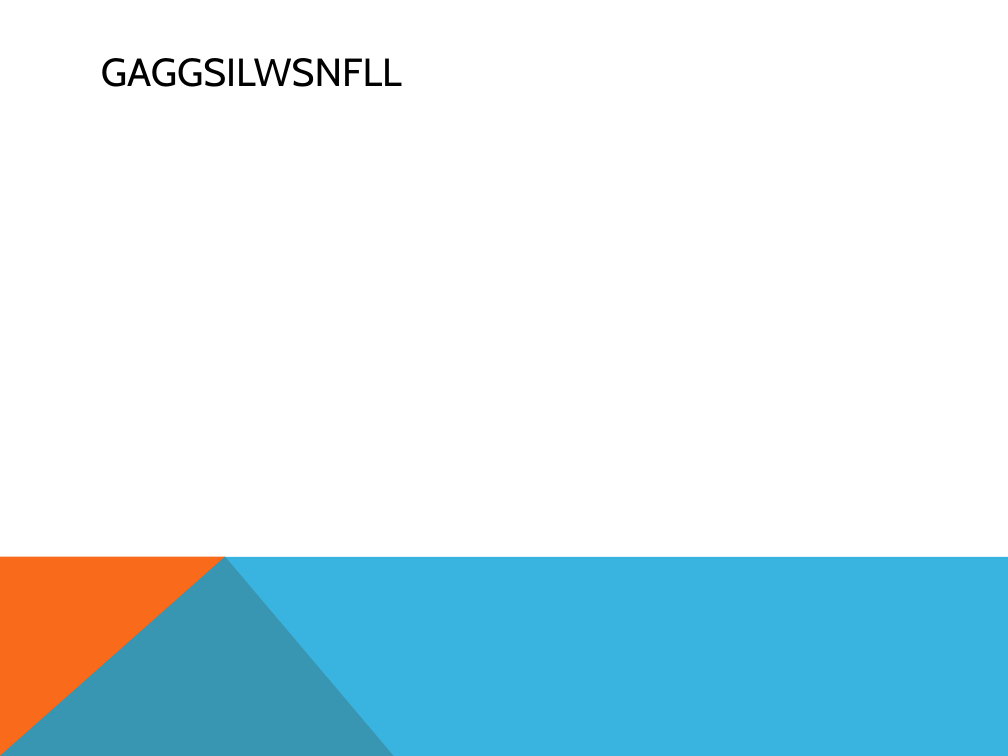
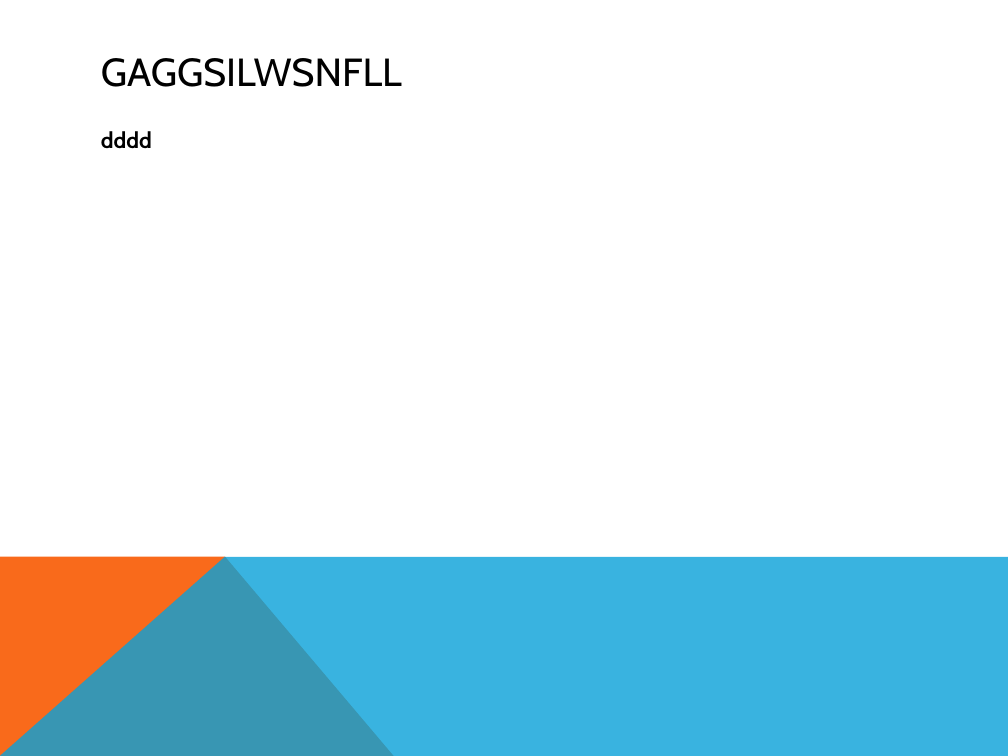
Before and after one commit to mikeyamane/portfolio_competitive_analysis, a slide deck: slide 2 of CompetitiveAnalysis.pptx. Drawn at 1008x756 pixels with LibreOffice and Linux fonts; fonts in the diff are those of the drawing. Boxes give left, top, right and bottom in pixels: in the first picture for what was removed or moved away, otherwise in the second. Text is boxed around its words. In the diff, an @@ line names an element or a change of style, - is before the commit and + after.

Commit message:
dddd

```diff
--- a/CompetitiveAnalysis.pptx
+++ b/CompetitiveAnalysis.pptx
@@ text added at (101, 131, 152, 149), 16 pt, text #000000, bold @@
+dddd
```
